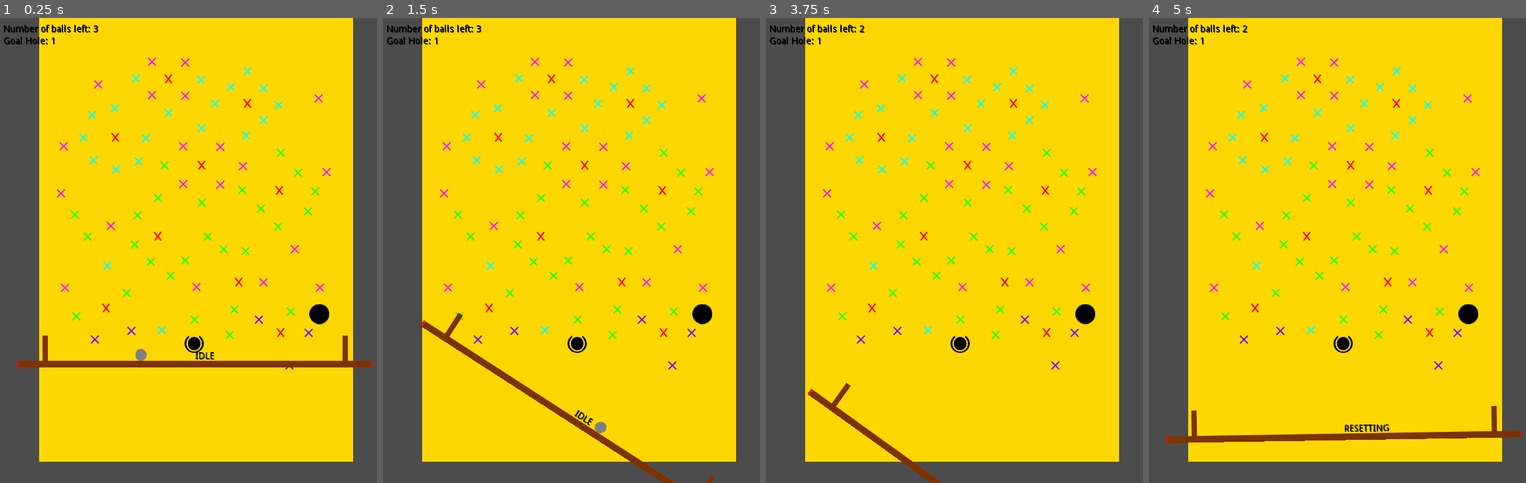
Above: before the commit, frames 1-4 (left to right).
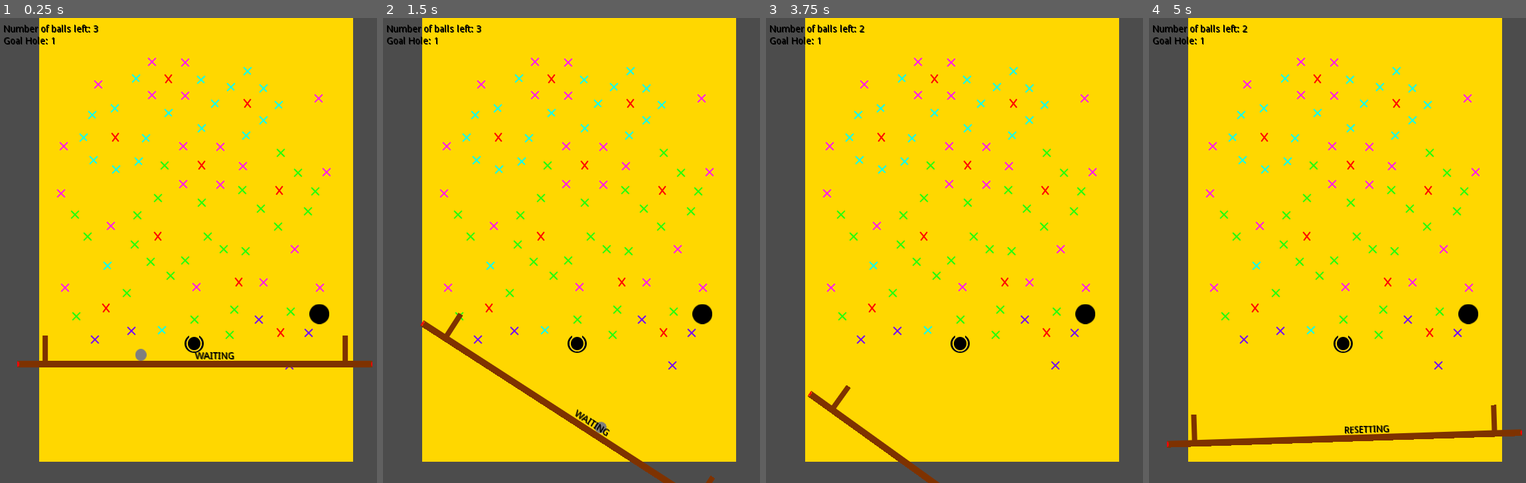
Above: after the commit, the same moments.

Repository: mdjp/IceColdBaume
Game: Godot game, scene res://src/Levels/sandbox.tscn
Same seed, same stepped clock (60 frames per second), same inputs: the game is played once before the commit and once after it.
Inputs:
- Up to frame 1 (0.25 s): no input
- Up to frame 2 (1.5 s): tap Enter at 0.5 s; hold Down (right_side_down) 0.53-1.28 s; hold S (left_side_down) from 1.28 s (still down)
- Up to frame 3 (3.75 s): release S (left_side_down) at 2.03 s; hold Down (right_side_down) 2.03-2.78 s; hold W (left_side_up) 2.78-3.53 s; tap R (reset_game) at 3.5 s; hold S (left_side_down) from 3.53 s (still down)
- Up to frame 4 (5 s): keep holding S (left_side_down)

The runs differ from the first frame. In frame 1, 0.1% of the frame differs, in the area x 51-63%, y 71-74%; in frame 2, 0.1%; in frame 3, 0.4%; in frame 4, 1.0%, in the area x 4-99%, y 83-93%.

Commit message:
fix: Separating StateMachines
Moved move logic to the BeamBSM
Moved the reset_position_centre to the ResetSM
Renamed IDLE to WAITING for the BSM

Diff:
--- a/Game/src/Actors/Beam.gd
+++ b/Game/src/Actors/Beam.gd
@@ -14,32 +14,18 @@
 func _ready():
 	screensize = get_viewport().get_visible_rect().size
 	beamsize = $Sprite.texture.get_size().x * $Sprite.scale.x * 5.6
-	$BasicStateMachine.reset_position_centre = get_parent().get_node("BeamStartPosition").global_position
-	$BasicStateMachine.reset_position_right = $BasicStateMachine.reset_position_centre + $Sprite/RightSide.position
+	$ResetStateMachine.reset_position_centre = get_parent().get_node("BeamStartPosition").global_position
 	PlayerData.connect("reset_beam", self, "_reset")
 
 
 func _process(delta):
-	if $BasicStateMachine.current_state == $BasicStateMachine.states.IDLE:
-		get_input()
-
-	if $BasicStateMachine.current_state == $BasicStateMachine.states.RESETTING:
-		get_movement()
-
 	if $BasicStateMachine.current_state != null:
 		$State.text = $BasicStateMachine.states.keys()[$BasicStateMachine.current_state]
 
 
 func _integrate_forces(state):
-
 	if $BasicStateMachine.current_state == $BasicStateMachine.states.PAUSED:
 		return
-
-	if $BasicStateMachine.current_state == $BasicStateMachine.states.RESETTING:
-		pass
-
-	if $BasicStateMachine.current_state == $BasicStateMachine.states.IDLE:
-		pass
 
 	move_beam()
 
@@ -76,15 +62,15 @@
 
 
 func get_movement():
-	if $MovementState.current_state == $MovementState.states.MOVE_VERTICALLY:
-		var direction = round($BasicStateMachine.reset_position_centre.y - self.global_position.y)
+	if $ResetStateMachine.current_state == $ResetStateMachine.states.MOVE_VERTICALLY:
+		var direction = round($ResetStateMachine.reset_position_centre.y - self.global_position.y)
 		if direction != 0:
 			right_rotation_dir = sign(direction)
 			left_rotation_dir = sign(direction)
 
 #		print("direction:" + str(direction))
 
-	if $MovementState.current_state == $MovementState.states.ROTATE and $MovementState.continue_rotating():
+	if $ResetStateMachine.current_state == $ResetStateMachine.states.ROTATE and $ResetStateMachine.continue_rotating():
 		var rotation = round($Sprite/LeftSide.global_position.y - $Sprite/RightSide.global_position.y)
 
 		right_rotation_dir = 0 if rotation == 0 else sign(rotation)
--- a/Game/src/Actors/Beam.tscn
+++ b/Game/src/Actors/Beam.tscn
@@ -452,5 +452,5 @@
 theme = SubResource( 1 )
 text = "?"
 
-[node name="MovementState" type="Node" parent="."]
+[node name="ResetStateMachine" type="Node" parent="."]
 script = ExtResource( 4 )
--- a/Game/src/Actors/BeamBSM.gd
+++ b/Game/src/Actors/BeamBSM.gd
@@ -1,36 +1,38 @@
 extends StateMachine
-
-var reset_position_centre = Vector2()
-var reset_position_right = Vector2()
 
 
 func _ready() -> void:
-	add_state("IDLE") # Refers to the state where the player can move the beam using inputs
+	add_state("WAITING") # Refers to the state where the player can move the beam using inputs
 	add_state("RESETTING")
 	add_state("PAUSED")
 
 	# To ensure the beam is idle initially
-	call_deferred("set_state", states.IDLE)
+	call_deferred("set_state", states.WAITING)
 
 
 func _state_logic(delta):
-	pass
+	match current_state:
+		states.WAITING:
+			parent.get_input()
+		states.RESETTING:
+			parent.get_movement()
+		states.PAUSED:
+			pass
 
 
 func _get_transition(delta):
 	match current_state:
-		states.IDLE:
+		states.WAITING:
 			pass
 		states.RESETTING:
-			if round(parent.global_position.y) == reset_position_centre.y and round(parent.get_node("Sprite/RightSide").global_position.y) == reset_position_right.y:
-				return states.IDLE
+			pass
 		states.PAUSED:
 			pass
 
 
 func _enter_state(new_state, old_state):
 	match new_state:
-		states.IDLE:
+		states.WAITING:
 			pass
 		states.RESETTING:
 			pass
@@ -40,7 +42,7 @@
 
 func _exit_state(old_state, new_state):
 	match old_state:
-		states.IDLE:
+		states.WAITING:
 			pass
 		states.RESETTING:
 			PlayerData.emit_signal("add_ball")
--- a/Game/src/Actors/BeamMSM.gd
+++ b/Game/src/Actors/BeamMSM.gd
@@ -1,6 +1,8 @@
 extends StateMachine
 
+var reset_position_centre = Vector2()
 var old_rotation
+
 
 func _ready() -> void:
 	add_state("IDLE") # Refers to the state where the player can move the beam using inputs
@@ -62,11 +64,11 @@
 
 func leave_reset_state():
 	var basicState = parent.get_node("BasicStateMachine")
-	basicState.current_state = basicState.states.IDLE
+	basicState.current_state = basicState.states.WAITING
 
 
 func continue_vertically():
-	var direction = round(parent.get_node("BasicStateMachine").reset_position_centre.y - parent.global_position.y)
+	var direction = round(parent.get_node("ResetStateMachine").reset_position_centre.y - parent.global_position.y)
 	return direction != 0
 
 
